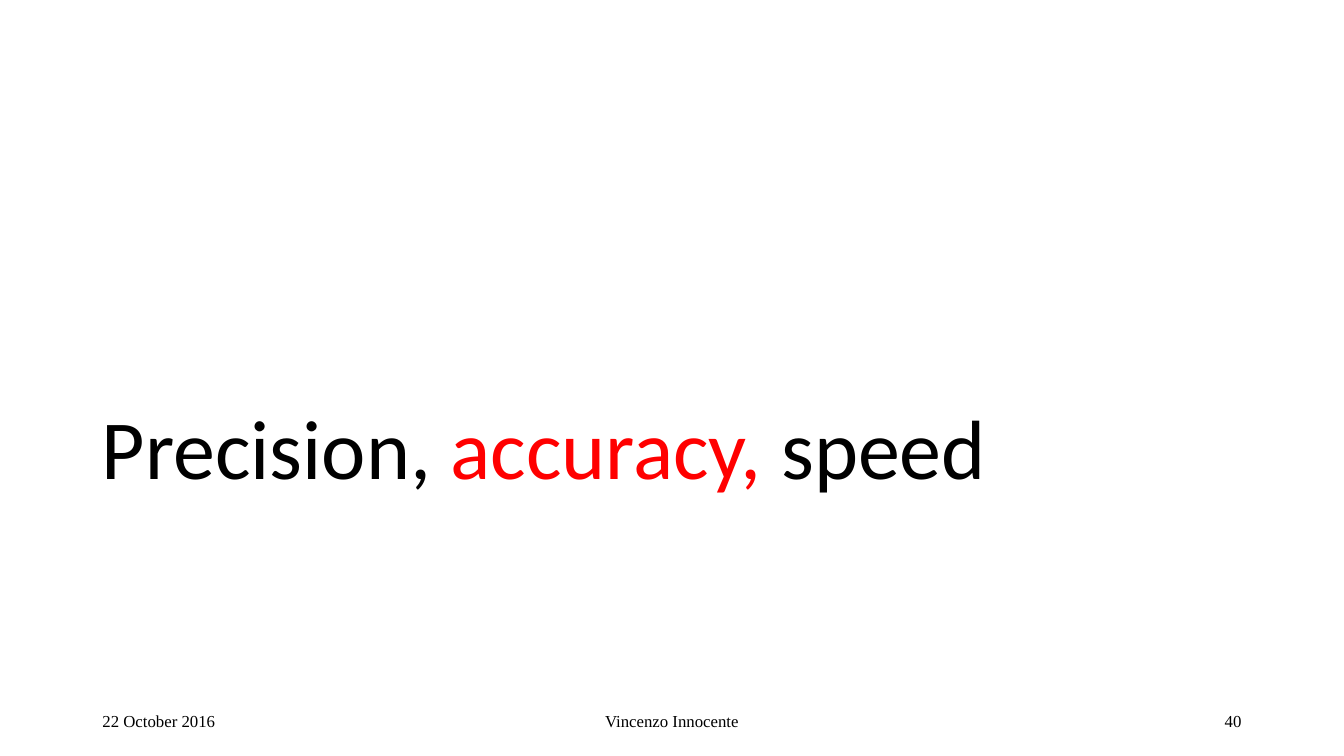
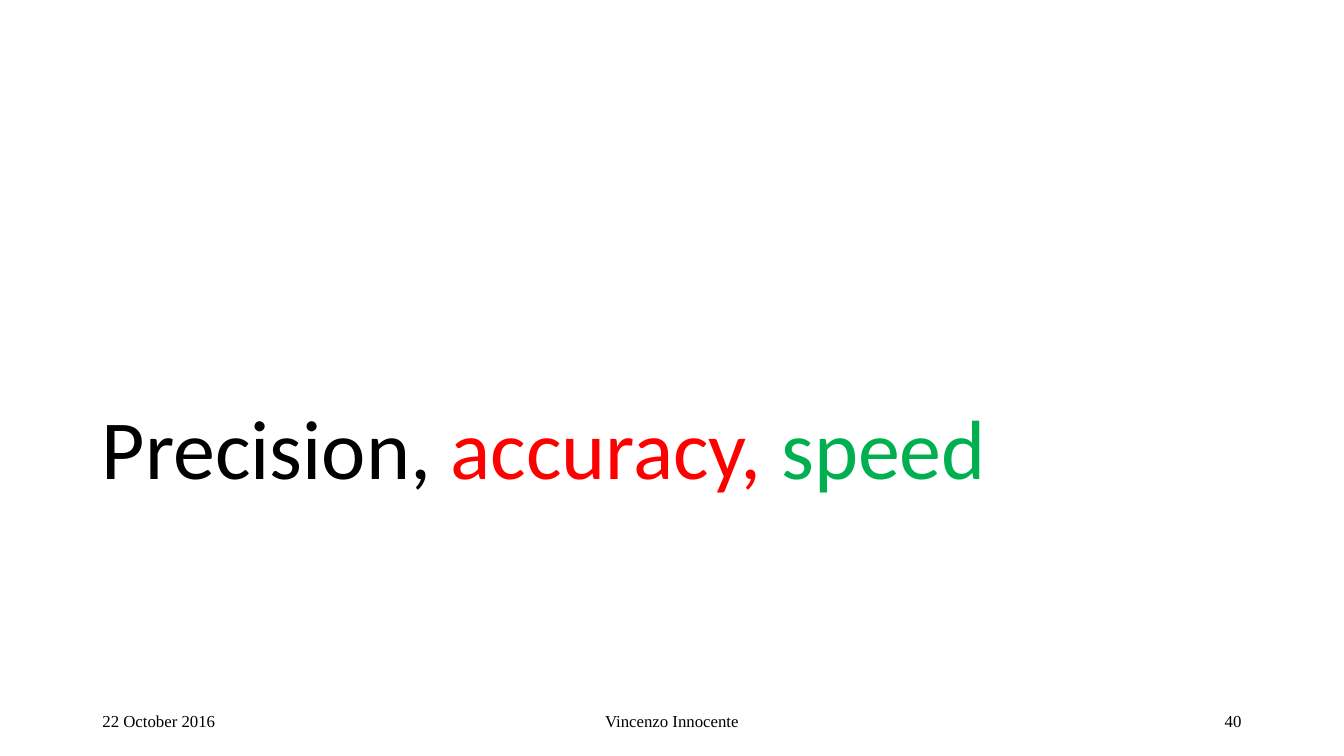
Before and after one commit to VinInn/FPCourse, a slide deck: slide 40 of Slides/FPforScientist.pptx. Drawn at 1344x756 pixels with LibreOffice and Linux fonts; fonts in the diff are those of the drawing. Boxes give left, top, right and bottom in pixels: in the first picture for what was removed or moved away, otherwise in the second. Text is boxed around its words. In the diff, an @@ line names an element or a change of style, - is before the commit and + after.

Commit message:
add CK

```diff
--- a/Slides/FPforScientist.pptx
+++ b/Slides/FPforScientist.pptx
@@ title "Precision, accuracy, speed" at (102, 420, 986, 493): text colour #000000 to #00B050 in "speed" @@
```
Also in this commit, not shown: 2 slides added.
